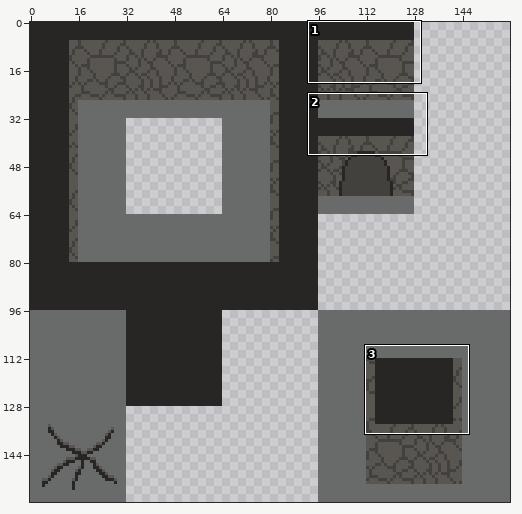
Edited in one commit: sprite sheet (DigAndDefend/Assets/Niels/Sprites/Cave Tilemap.png). Above: a wide view before the commit, with the close-up outlined.
Close-up. Before:
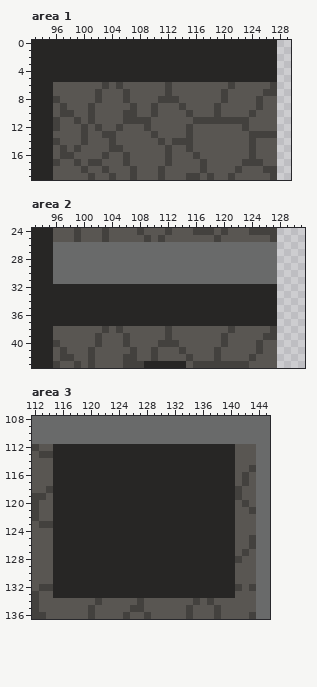
The file is 160x160 pixels. Shown: area 1: x 93..129, y 0..19; area 2: x 93..131, y 24..43; area 3: x 112..145, y 108..136. The commit also changed other parts of the picture, which this record leaves out.
And afterwards:
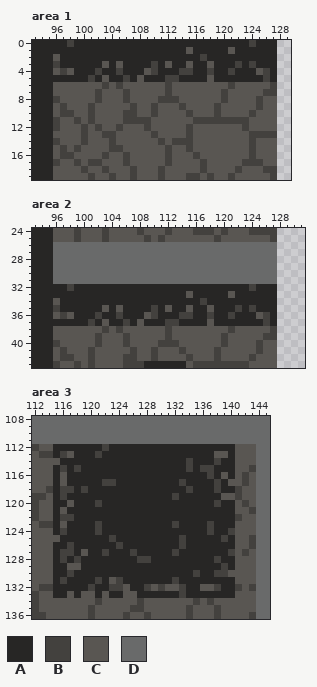
Palette (. is transparent): A #272625  B #43413e  C #595652  D #696a6a
The exact change:
Changed rows in their new state; - is an unchanged pixel.
Area 1:
first column x 96:
 0 --B-------------------------B--
 1 -------------------C-----C-----
 2 C--------------------B---------
 3 B------C-C----B-C--C--C---B-B--
 4 CBC---B--B---CB---BB--B--B---CB
 5 -----B-C--B-C---BB----C-------B
Area 2:
first column x 96:
32 --B-------------------------B--
33 -------------------C-----C-----
34 C--------------------B---------
35 B------C-C----B-C--C--C---B-B--
36 CBC---B--B---CB---BB--B--B---CB
37 -----B-C--B-C---BB----C-------B
Area 3:
first column x 115:
112 -------B-------------------
113 -BC---B----------------CC--
114 C------------------B---B---
115 -B-B---------------B-BB----
116 -C--------------------B-C--
117 -C-----BB---------B----B-C-
118 -BB-B--------------B---B---
119 -B---------------B------CC-
120 --C---B----------------B---
121 -C-------------------------
122 -BB-----------------------B
123 -C----B----------B----B----
124 -B----B---------------B--B-
125 C-------B---------B-----B--
126 --B------B--------B--------
127 -BB-C--B---B-----B-------B-
128 -B-B--------BB---------B--C
129 --CC--------------------B--
130 --B-----------------B--BBC-
131 -B----B-CB-------B---------
132 -----B--BBC--BCBCCB--CCB---
133 --C-CC-C--CC------B--------
Pixel boxes of the changes (left, top, right, bottom) in both close-ups:
changed: (53, 40, 270, 82)
changed: (53, 284, 270, 326)
changed: (53, 444, 242, 598)
